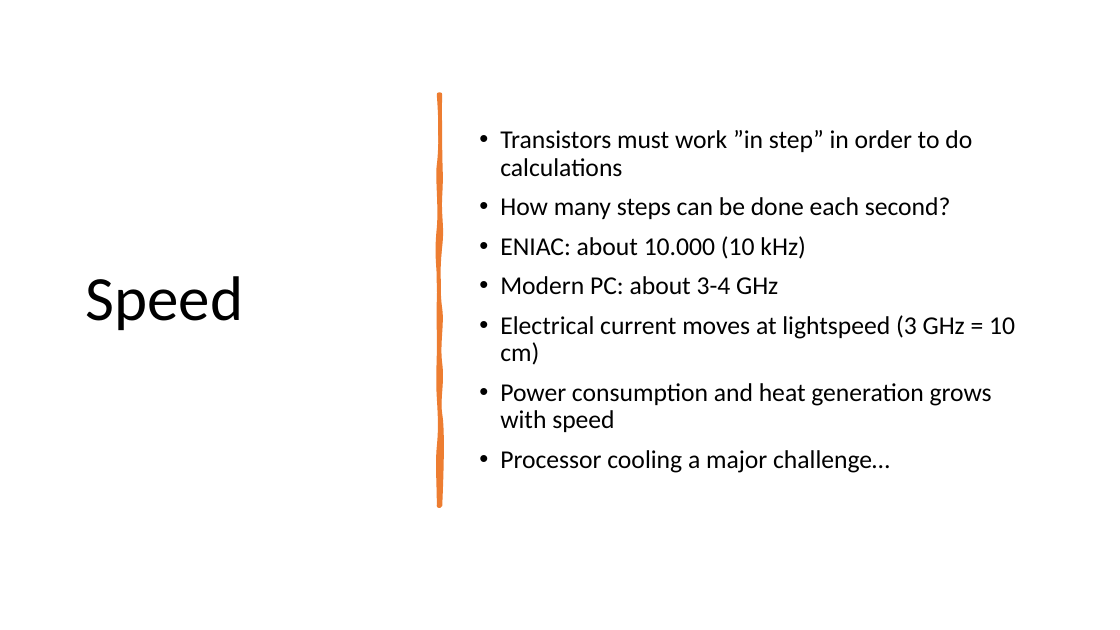
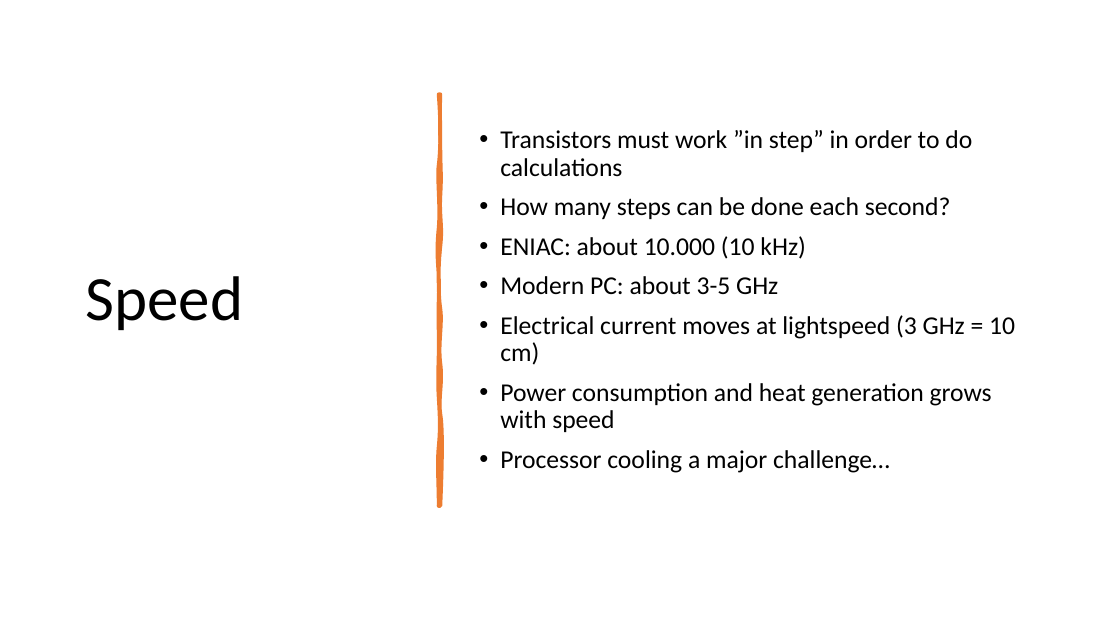
Before and after one commit to perslaursen/OOProg22, a slide deck: slide 21 of Chap/Start/Presentations/HW-Intro.pptx (slide 20 before the commit). Drawn at 1120x630 pixels with LibreOffice and Linux fonts; fonts in the diff are those of the drawing. Boxes give left, top, right and bottom in pixels: in the first picture for what was removed or moved away, otherwise in the second. Text is boxed around its words. In the diff, an @@ line names an element or a change of style, - is before the commit and + after.

```diff
--- a/Chap/Start/Presentations/HW-Intro.pptx
+++ b/Chap/Start/Presentations/HW-Intro.pptx
@@ text at (500, 276, 778, 295): text changed @@
-• Modern PC: about 3-4 GHz
+• Modern PC: about 3-5 GHz
```
Also in this commit, not shown: 8 other slides changed, 2 slides added, 8 other files.
